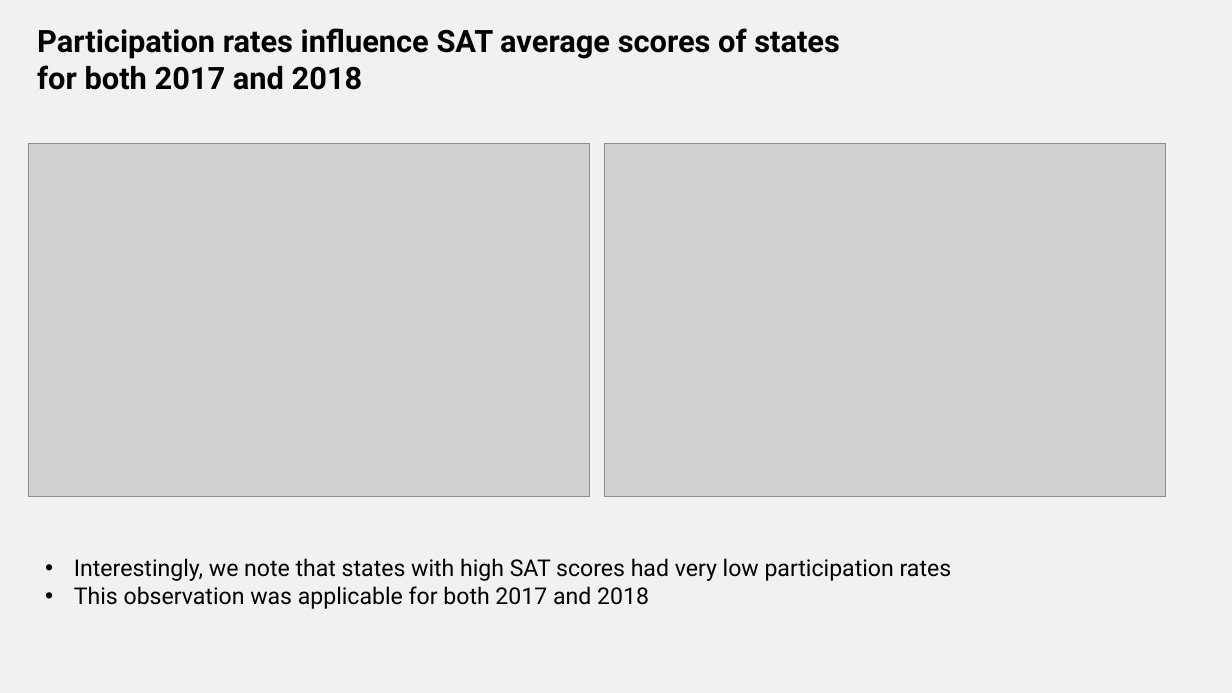
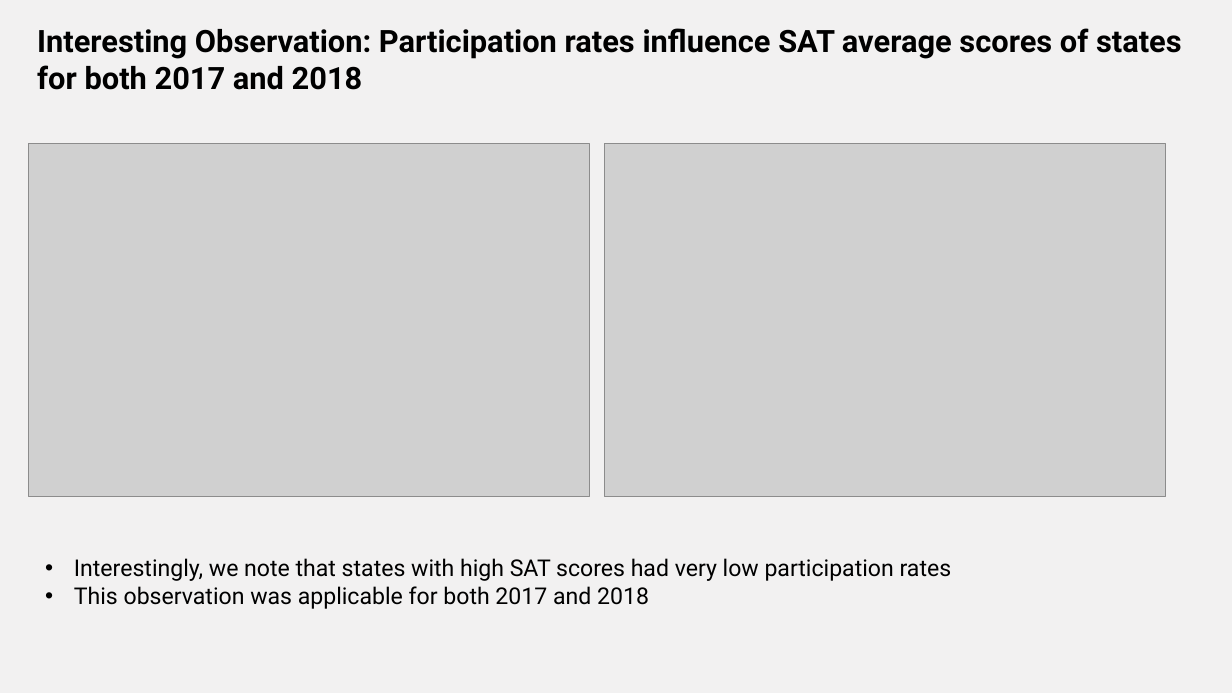
Before and after one commit to casper-wjs/General-assembly-projects, a slide deck: slide 7 of project_1/Project 1 Presentation.pptx. Drawn at 1232x693 pixels with LibreOffice and Linux fonts; fonts in the diff are those of the drawing; grey boxes stand for pictures. Boxes give left, top, right and bottom in pixels: in the first picture for what was removed or moved away, otherwise in the second. Text is boxed around its words. In the diff, an @@ line names an element or a change of style, - is before the commit and + after.

```diff
--- a/project_1/Project 1 Presentation.pptx
+++ b/project_1/Project 1 Presentation.pptx
@@ text at box(37, 28, 1182, 90): text changed @@
-Participation rates influence SAT average scores of states
-for both 2017 and 2018
+Interesting Observation: Participation rates influence SAT average scores of states for both 2017 and 2018
```
Also in this commit, not shown: 3 other slides changed, 3 other files.
